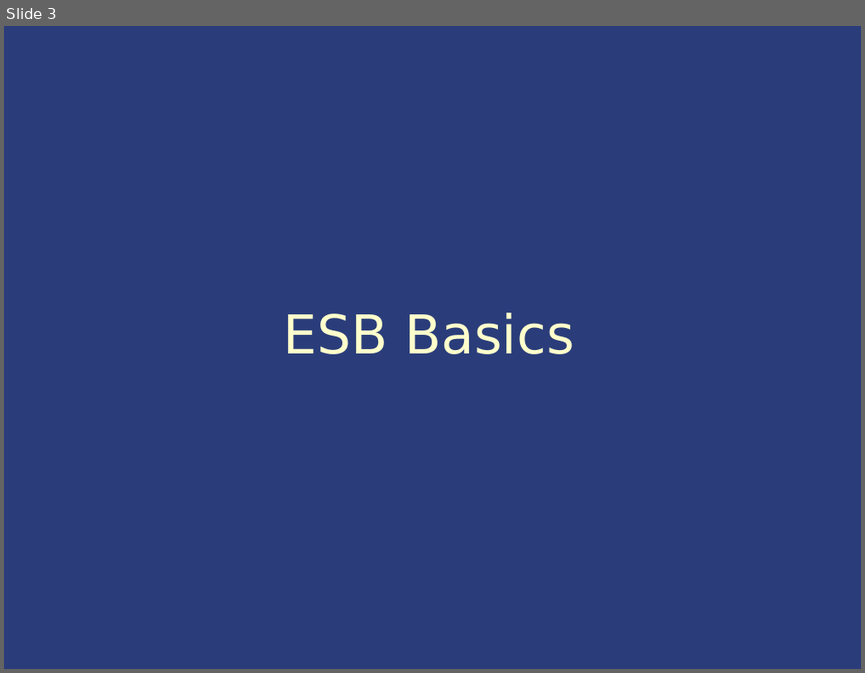
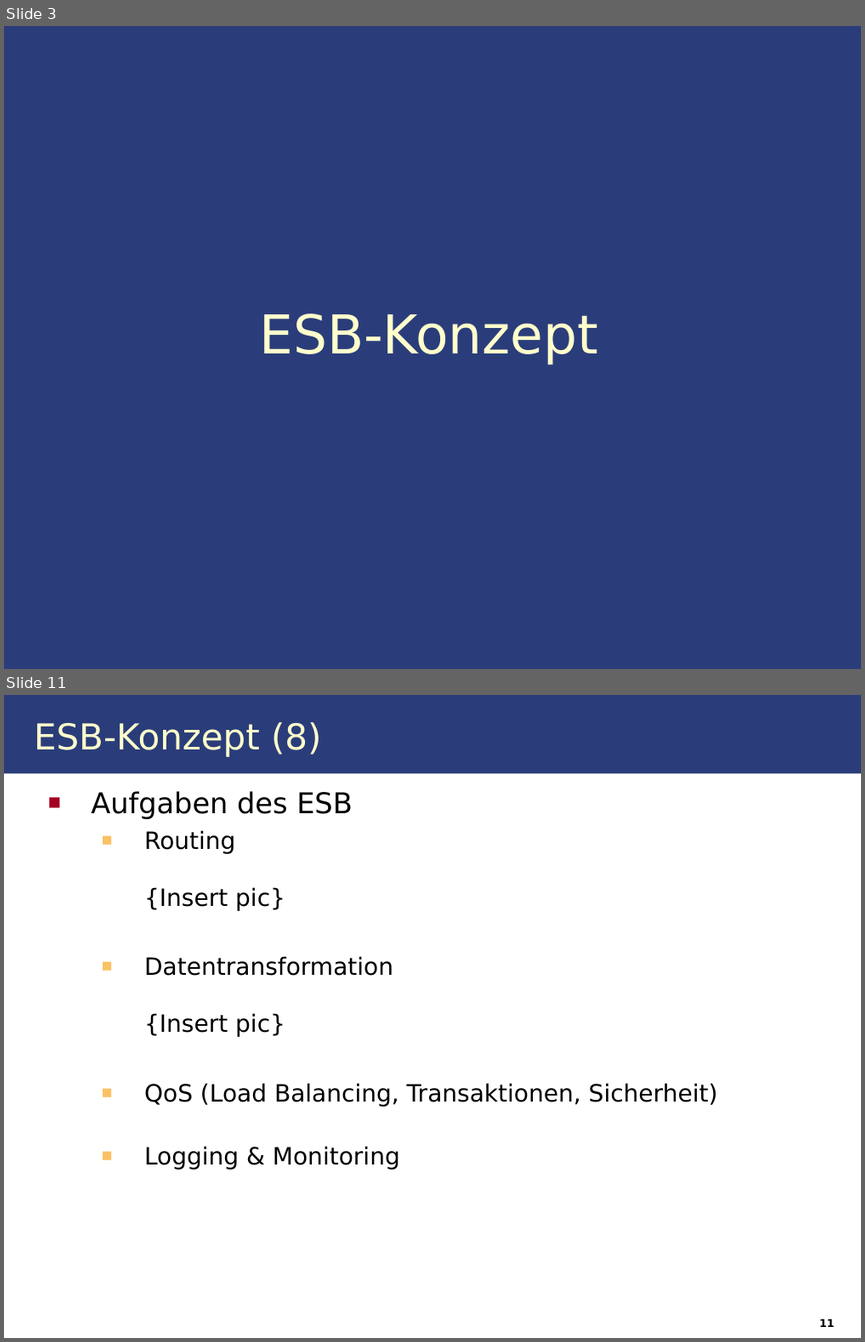
Before and after one commit to IAAS/decidr, a slide deck: seminars/dh/Enterprise Service Bus.ppt. Shown one above the other, each under a label of ours: slide 3 before the commit, slides 3 and 11 after it; the slides between them are not shown. The pictures are 865x673 and 865x1342 pixels, drawn with LibreOffice and Linux fonts; fonts in the diff are those of the drawing. Boxes give left, top, right and bottom in pixels: in the first picture for what was removed or moved away, otherwise in the second. Text is boxed around its words. In the diff, an @@ line names an element or a change of style, - is before the commit and + after.

```diff
--- a/seminars/dh/Enterprise Service Bus.ppt
+++ b/seminars/dh/Enterprise Service Bus.ppt
@@ slide 11 added at box(4, 695, 861, 1338), background #FFFFFF @@
@@ rectangle added at box(4, 695, 861, 774), fill #2A3D7A @@
@@ title added at box(34, 722, 321, 757), 30 pt, text #FFFFCC @@
+ESB-Konzept (8)
@@ text added at box(91, 791, 718, 1169), 20 pt, text #000000 @@
+■ Aufgaben des ESB
+  ■ Routing
+    {Insert pic}
+  ■ Datentransformation
+    {Insert pic}
+  ■ QoS (Load Balancing, Transaktionen, Sicherheit)
+  ■ Logging & Monitoring
@@ page number added at box(819, 1318, 834, 1327), 9 pt, text #000000, bold @@
+11
@@ slide 3 changed as well @@
@@ title at box(259, 313, 598, 364): text changed @@
-ESB Basics
+ESB-Konzept
```
Also in this commit, not shown: 2 other slides changed, 20 other slides added.
